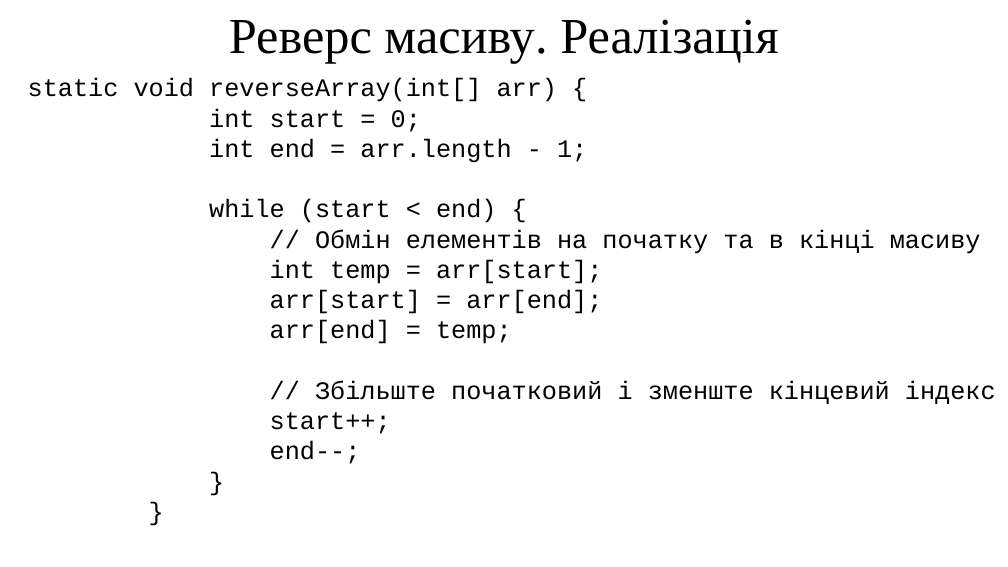
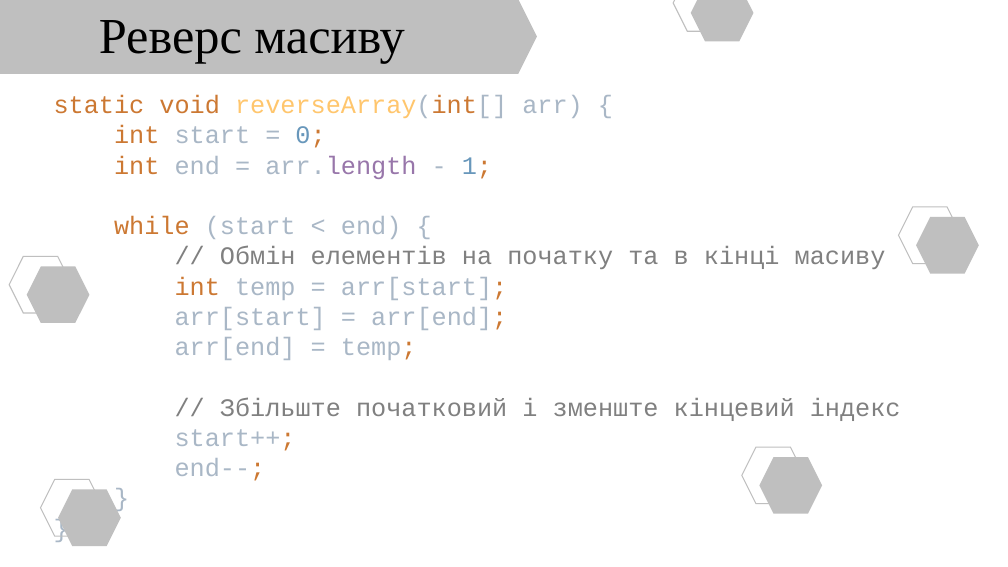
Before and after one commit to arg3ntuum/JavaCourse, a slide deck: slide 17 of Java Урок 7 Масиви.pptx. Drawn at 1008x567 pixels with LibreOffice and Linux fonts; fonts in the diff are those of the drawing. Boxes give left, top, right and bottom in pixels: in the first picture for what was removed or moved away, otherwise in the second. Text is boxed around its words. In the diff, an @@ line names an element or a change of style, - is before the commit and + after.

```diff
--- a/Java Урок 7 Масиви.pptx
+++ b/Java Урок 7 Масиви.pptx
@@ hexagon added at (0,0,538,74), fill #BFBFBF @@
@@ text at (99,20,404,63): text changed @@
-Реверс масиву. Реалізація
+Реверс масиву
@@ hexagon added at (673,0,736,31), outline #BFBFBF 1 pt @@
@@ hexagon added at (691,0,754,42), fill #BFBFBF @@
@@ text "static void reverseArray(int[] arr) { ..." at (54,95,901,481): vertical alignment top to middle @@
@@ text at (54,95,901,481): text changed; text colour #000000 to #A9B7C6 @@
-static void reverseArray(int[] arr) {
-int start = 0;
-int end = arr.length - 1;
-while (start < end) {
-// Обмін елементів на початку та в кінці масиву
-int temp = arr[start];
-arr[start] = arr[end];
-arr[end] = temp;
-// Збільште початковий і зменште кінцевий індекс
-start++;
-end--;
-}
-}
+static void reverseArray(int[] arr) {
+int start = 0;
+int end = arr.length - 1;
+while (start < end) {
+// Обмін елементів на початку та в кінці масиву
+int temp = arr[start];
+arr[start] = arr[end];
+arr[end] = temp;
+// Збільште початковий і зменште кінцевий індекс
+start++;
+end--;
+}
+}
@@ hexagon added at (899,207,962,264), outline #BFBFBF 1 pt @@
@@ hexagon added at (917,217,979,274), fill #BFBFBF @@
@@ hexagon added at (9,256,72,313), outline #BFBFBF 1 pt @@
@@ hexagon added at (26,266,89,323), fill #BFBFBF @@
@@ hexagon added at (742,447,805,504), outline #BFBFBF 1 pt @@
@@ hexagon added at (41,479,104,536), outline #BFBFBF 1 pt @@
@@ hexagon added at (760,457,823,514), fill #BFBFBF @@
@@ hexagon added at (58,489,121,546), fill #BFBFBF @@
```
Also in this commit, not shown: 17 other slides changed, 3 slides added, 5 slides removed, 1 other file.
